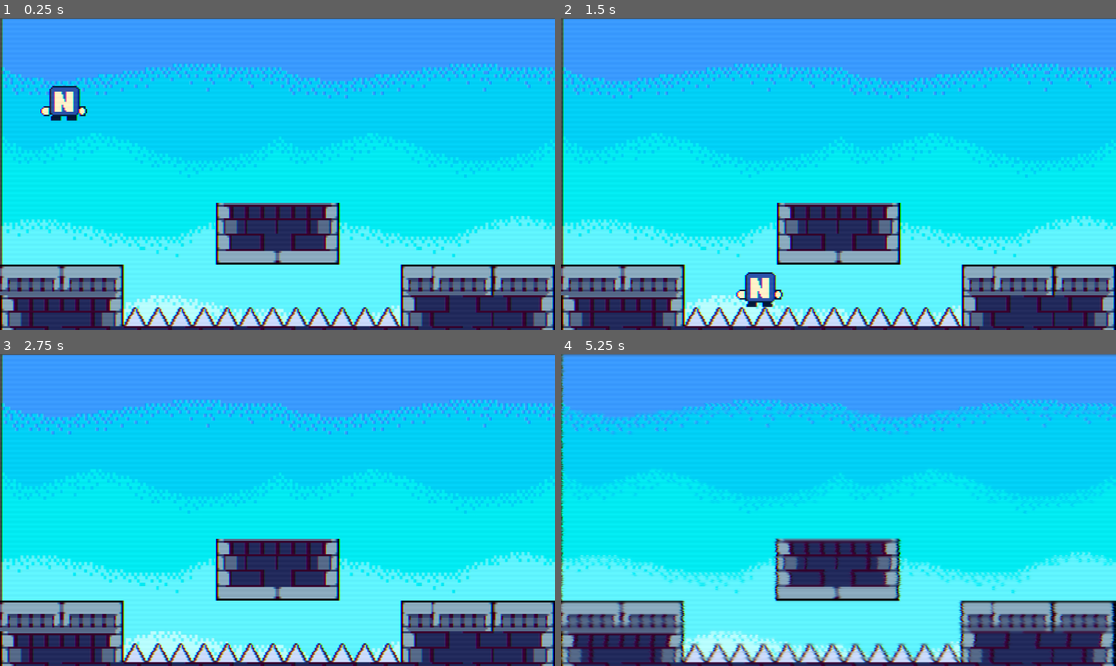
Above: before the commit, frames 1-4 (two rows, left to right).
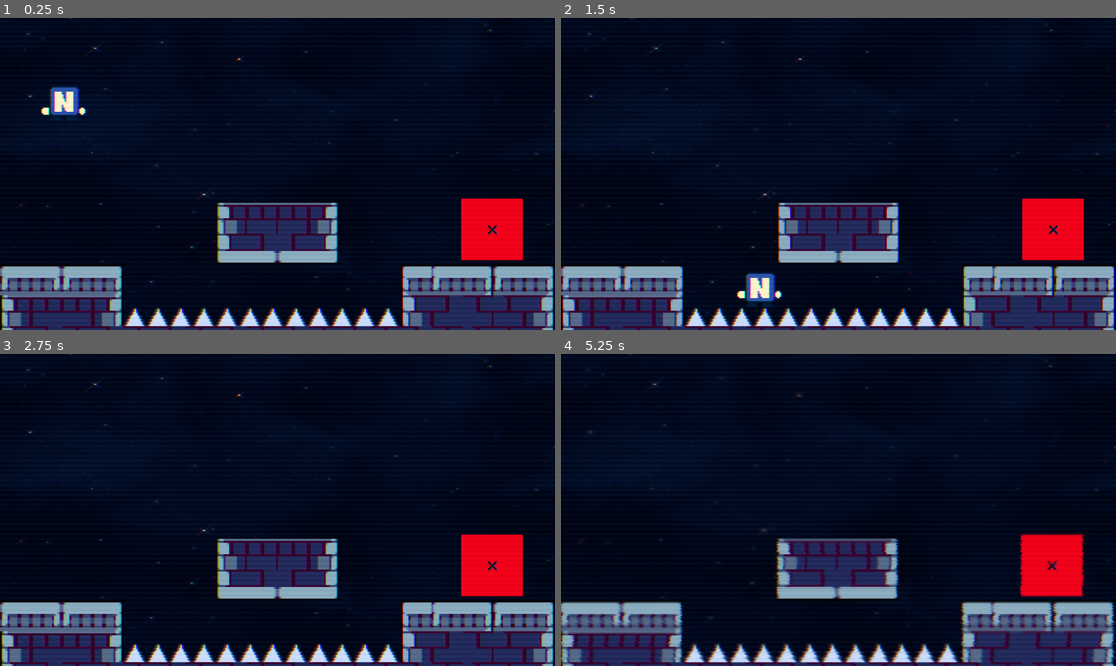
Above: after the commit, the same moments.

Repository: controloftheend-wq/Nexus-game
Game: Godot game, scene res://escenas/main.tscn
Two runs of this game, one before a commit and one after it. Both use one fixed random seed, a clock stepped at 60 frames per second and the inputs below.
Inputs:
- Up to frame 1 (0.25 s): no input
- Up to frame 2 (1.5 s): hold D (right) from 0.53 s (still down); tap Space (jump) at 0.77 s
- Up to frame 3 (2.75 s): tap Space (jump) at 1.52 s; release D (right) at 2.03 s; hold A (left) from 2.03 s (still down)
- Up to frame 4 (5.25 s): release A (left) at 2.78 s; hold D (right) 2.78-4.28 s; tap Space (jump) at 3.02, 3.77, 4.52 s; hold A (left) 4.28-5.03 s; hold D (right) from 5.03 s (still down)

The runs differ from the first frame. In frame 1, 83% of the frame differs, in the area x 0-100%, y 0-99%; in frame 2, 83%; in frame 3, 83%; in frame 4, 84%.

Commit message:
Fondo de estrellas
Aparte del nuevo fondo encontre un shader perfecto para el cambio de nivel

Diff:
--- /dev/null
+++ b/escenas/cambio_de_nivel.tscn
@@ -0,0 +1,29 @@
+[gd_scene format=3 uid="uid://718s308qpndq"]
+
+[ext_resource type="Shader" uid="uid://bksaj4cwn77vb" path="res://escenas/hologram.gdshader" id="1_ewqfe"]
+[ext_resource type="Texture2D" uid="uid://cau15kdlvdbh" path="res://sprites/New Piskel.png" id="2_cdb0p"]
+
+[sub_resource type="ShaderMaterial" id="ShaderMaterial_ispwc"]
+shader = ExtResource("1_ewqfe")
+shader_parameter/intensity = 0.6
+shader_parameter/speed = 4.0
+shader_parameter/block_size = 18.0
+shader_parameter/rgb_shift = 0.008
+shader_parameter/fade_power = 2.5
+
+[sub_resource type="RectangleShape2D" id="RectangleShape2D_8gxgf"]
+size = Vector2(128, 129)
+
+[node name="cambio_de_nivel" type="Node2D" unique_id=1625069691]
+
+[node name="NewPiskel" type="Sprite2D" parent="." unique_id=2061661777]
+material = SubResource("ShaderMaterial_ispwc")
+position = Vector2(95, 83)
+scale = Vector2(2, 2)
+texture = ExtResource("2_cdb0p")
+
+[node name="Area2D" type="Area2D" parent="." unique_id=2084245241]
+
+[node name="CollisionShape2D" type="CollisionShape2D" parent="Area2D" unique_id=2075753939]
+position = Vector2(94, 82)
+shape = SubResource("RectangleShape2D_8gxgf")
--- /dev/null
+++ b/escenas/espejo.gdshader
@@ -0,0 +1,72 @@
+shader_type canvas_item;
+
+uniform vec4 BackColor : source_color = vec4(0.0, 0.4, 0.58, 1.0);
+uniform vec4 CloudColor : source_color = vec4(0.18, 0.70, 0.87, 1.0);
+uniform float speed : hint_range(0.0, 5.0) = 0.1;
+
+const float TAU = 6.28318530718;
+
+float Func(float pX)
+{
+	return 0.6*(0.5*sin(0.1*pX) + 0.5*sin(0.553*pX) + 0.7*sin(1.2*pX));
+}
+
+float FuncR(float pX)
+{
+	return 0.5 + 0.25*(1.0 + sin(mod(40.0*pX, TAU)));
+}
+
+float Layer(vec2 pQ, float pT)
+{
+	vec2 Qt = 3.5*pQ;
+	pT *= 0.5;
+	Qt.x += pT;
+
+	float Xi = floor(Qt.x);
+	float Xf = Qt.x - Xi - 0.5;
+
+	vec2 C;
+	float Yi;
+	float D = 1.0 - step(Qt.y, Func(Qt.x));
+
+	Yi = Func(Xi + 0.5);
+	C = vec2(Xf, Qt.y - Yi);
+	D = min(D, length(C) - FuncR(Xi + pT/80.0));
+
+	Yi = Func(Xi + 1.5);
+	C = vec2(Xf - 1.0, Qt.y - Yi);
+	D = min(D, length(C) - FuncR(Xi + 1.0 + pT/80.0));
+
+	Yi = Func(Xi - 0.5);
+	C = vec2(Xf + 1.0, Qt.y - Yi);
+	D = min(D, length(C) - FuncR(Xi - 1.0 + pT/80.0));
+
+	return min(1.0, D);
+}
+
+void fragment()
+{
+	// En Godot 4 se usa UV directamente
+	vec2 uv = 3.0 * (UV * 2.0 - 1.0);
+
+	vec3 Color = BackColor.rgb;
+
+	// Godot 4 NO permite for con float, usamos int
+	for(int i = 0; i < 6; i++)
+	{
+		float J = float(i) * 0.2;
+
+		float Lt = TIME * speed * (0.5 + 2.0 * J) * (1.0 + 0.1 * sin(226.0 * J)) + 17.0 * J;
+		vec2 Lp = vec2(0.0, 0.3 + 1.5 * (J - 0.5));
+
+		float L = Layer(uv + Lp, Lt);
+
+		float Blur = 4.0 * (0.5 * abs(2.0 - 5.0 * J)) / (11.0 - 5.0 * J);
+		float V = mix(0.0, 1.0, 1.0 - smoothstep(0.0, 0.01 + 0.2 * Blur, L));
+
+		vec3 Lc = mix(CloudColor.rgb, vec3(1.0), J);
+		Color = mix(Color, Lc, V);
+	}
+
+	COLOR = vec4(Color, 1.0);
+}
--- a/escenas/fondo.gdshader
+++ b/escenas/fondo.gdshader
@@ -1,34 +1,92 @@
-shader_type canvas_item;
 
-uniform float brightness : hint_range(0.001, 2.0) = 1.0;
-uniform float anchor : hint_range(-1.0,0.0) = -0.5;
-//The point where all the lines come from.
-uniform float speed_scale = 1.0;
-uniform float fov : hint_range(0.001, 1.0) = 0.2;
-uniform float line_count = 1.0;
-uniform vec4 background_color : hint_color = vec4(0.0, 0.1, 0.2, 1.0);
-uniform vec4 grid_color : hint_color = vec4(1.0, 0.5, 1.0, 1.0);
+const float REPEAT = 5.0;
 
-float grid(vec2 uv, float batt) {
-    vec2 size = vec2(uv.y, uv.y * uv.y * 0.2) * 0.01* (batt + 0.05);
-    uv += vec2(0.0, TIME * speed_scale);
-    uv = abs(fract(uv) - 0.5);
- 	vec2 lines = smoothstep(size, vec2(0.0), uv);
- 	lines += smoothstep(size * 5.0, vec2(0.0), uv) * 0.4 * batt;
-    return lines.x + lines.y;
-}
-void fragment() {
-	vec2 uv = UV;
-	vec4 col = background_color;
-    uv.y = 3.0 / (abs(uv.y + fov) + 0.05);
-	uv.x += anchor;
-    uv.x *= uv.y * line_count;
-    float gridVal = grid(uv, brightness);
-    col = mix(background_color, grid_color, gridVal);
-	COLOR = col;
+mat2 rot(float a) {
+	float c = cos(a), s = sin(a);
+	return mat2(vec2(c,s),vec2(-s,c));
 }
 
-//void light() {
-//	// Called for every pixel for every light affecting the CanvasItem.
-//	// Uncomment to replace the default light processing function with this one.
-//}
+float sdBox( vec3 p, vec3 b )
+{
+	vec3 q = abs(p) - b;
+	return length(max(q,0.0)) + min(max(q.x,max(q.y,q.z)),0.0);
+}
+
+float box(vec3 pos, float scale) {
+	pos *= scale;
+	float base = sdBox(pos, vec3(.4,.4,.1)) /1.5;
+	pos.xy *= 5.;
+	pos.y -= 3.5;
+	pos.xy *= rot(.75);
+	float result = -base;
+	return result;
+}
+
+float box_set(vec3 pos, float iTime,float gTime) {
+	vec3 pos_origin = pos;
+	pos = pos_origin;
+	pos .y += sin(gTime * 0.4) * 2.5;
+	pos.xy *=   rot(.8);
+	float box1 = box(pos,2. - abs(sin(gTime * 0.4)) * 1.5);
+	pos = pos_origin;
+	pos .y -=sin(gTime * 0.4) * 2.5;
+	pos.xy *=   rot(.8);
+	float box2 = box(pos,2. - abs(sin(gTime * 0.4)) * 1.5);
+	pos = pos_origin;
+	pos .x +=sin(gTime * 0.4) * 2.5;
+	pos.xy *=   rot(.8);
+	float box3 = box(pos,2. - abs(sin(gTime * 0.4)) * 1.5);
+	pos = pos_origin;
+	pos .x -=sin(gTime * 0.4) * 2.5;
+	pos.xy *=   rot(.8);
+	float box4 = box(pos,2. - abs(sin(gTime * 0.4)) * 1.5);
+	pos = pos_origin;
+	pos.xy *=   rot(.8);
+	float box5 = box(pos,.5) * 6.;
+	pos = pos_origin;
+	float box6 = box(pos,.5) * 6.;
+	float result = max(max(max(max(max(box1,box2),box3),box4),box5),box6);
+	return result;
+}
+
+float map(vec3 pos, float iTime, float gTime) {
+	vec3 pos_origin = pos;
+	float box_set1 = box_set(pos, iTime, gTime);
+
+	return box_set1;
+}
+
+void fragment() {
+	vec2 iResolution = 1.0 / SCREEN_PIXEL_SIZE;
+	float iTime = TIME;
+	float gTime = 0.0;
+	vec2 p = (FRAGCOORD.xy * 2. - iResolution.xy) / min(iResolution.x, iResolution.y);
+	vec3 ro = vec3(0., -0.2 ,iTime * 4.);
+	vec3 ray = normalize(vec3(p, 1.5));
+	ray.xy = ray.xy * rot(sin(iTime * .03) * 5.);
+	ray.yz = ray.yz * rot(sin(iTime * .05) * .2);
+	float t = 0.1;
+	vec3 col = vec3(0.);
+	float ac = 0.0;
+
+
+	for (int i = 0; i < 99; i++){
+		vec3 pos = ro + ray * t;
+		pos = mod(pos-2., 4.) -2.;
+		gTime = iTime -float(i) * 0.01;
+
+		float d = map(pos, iTime, gTime);
+
+		d = max(abs(d), 0.01);
+		ac += exp(-d*23.);
+
+		t += d* 0.55;
+	}
+
+	col = vec3(ac * 0.02);
+
+	col +=vec3(0.,0.2 * abs(sin(iTime)),0.5 + sin(iTime) * 0.2);
+
+
+	COLOR = vec4(col ,1.0 - t * (0.02 + 0.02 * sin (iTime)));
+}
--- /dev/null
+++ b/escenas/hologram.gdshader
@@ -0,0 +1,88 @@
+shader_type canvas_item;
+
+/* ================= SETTINGS ================= */
+
+uniform float glitch_chance : hint_range(0.0, 1.0) = 0.2;
+uniform float glitch_speed = 7.0;
+uniform float slice_density = 14.0;
+uniform float slice_strength = 0.38;
+uniform float shake_strength = 0.02;
+uniform float chroma_offset = 0.016;
+uniform float noise_strength = 0.2;
+uniform float color_flash_strength = 0.4;
+uniform float scanline_strength = 0.18;
+uniform float local_warp_strength = 0.14;
+uniform float flip_chance : hint_range(0.0,1.0) = 0.15;
+
+/* ================= RANDOM ================= */
+
+float rand(float x){
+	return fract(sin(x * 143758.5453) * 43758.5453);
+}
+
+float rand2(vec2 p){
+	return fract(sin(dot(p, vec2(127.1,311.7))) * 43758.5453);
+}
+
+/* ================= FRAGMENT ================= */
+
+void fragment() {
+	vec2 uv = UV;
+
+	float t = floor(TIME * glitch_speed);
+	float glitch = step(1.0 - glitch_chance, rand(t));
+
+	/* ----- SLICES ----- */
+	float slice_id = floor(uv.y * slice_density);
+	float slice_rand = rand(slice_id + t);
+	float slice_mask = step(0.5, slice_rand) * glitch;
+
+	// Flip horizontal SIN usar if
+	float flip = step(rand(slice_id * 13.7 + t), flip_chance);
+	uv.x = mix(uv.x, 1.0 - uv.x, flip * glitch);
+
+	// Desplazamiento horizontal
+	uv.x += (slice_rand - 0.5) * slice_strength * slice_mask;
+
+	/* ----- MICRO JITTER ----- */
+	float jitter = step(0.85, rand(TIME * 12.0)) * glitch;
+	uv.x += (rand(TIME * 3.0) - 0.5) * 0.08 * jitter;
+
+	/* ----- LOCAL WARP ----- */
+	float warp_zone = step(0.65, rand2(vec2(slice_id, t)));
+	vec2 warp = (vec2(rand2(uv + TIME), rand2(uv - TIME)) - 0.5)
+		* local_warp_strength * warp_zone * glitch;
+	uv += warp;
+
+	/* ----- GLOBAL SHAKE ----- */
+	uv += vec2(
+		rand(TIME * 1.3) - 0.5,
+		rand(TIME * 1.7) - 0.5
+	) * shake_strength * glitch;
+
+	// Evitar que el UV salga de rango (CRÍTICO en Godot 4)
+	uv = clamp(uv, vec2(0.001), vec2(0.999));
+
+	/* ----- COLOR SPLIT ----- */
+	vec4 base = texture(TEXTURE, uv);
+	float r = texture(TEXTURE, uv + vec2(chroma_offset * glitch, 0.0)).r;
+	float b = texture(TEXTURE, uv - vec2(chroma_offset * glitch, 0.0)).b;
+	vec3 color = vec3(r, base.g, b);
+
+	/* ----- DIGITAL NOISE ----- */
+	color += (rand2(uv * TIME * 1.5) - 0.5) * noise_strength * glitch;
+
+	/* ----- SCANLINE ----- */
+	float scan = step(0.9, rand(uv.y * 100.0 + TIME * 10.0));
+	color *= 1.0 - scan * scanline_strength * glitch;
+
+	/* ----- COLOR FLASH ----- */
+	vec3 flash_color = vec3(
+		step(0.5, rand(TIME + 0.9)),
+		step(0.5, rand(TIME + 3.1)),
+		step(0.5, rand(TIME + 6.9))
+	);
+	color = mix(color, flash_color, rand(TIME * 4.0) * color_flash_strength * glitch);
+
+	COLOR = vec4(color, base.a);
+}
--- a/escenas/main.tscn
+++ b/escenas/main.tscn
@@ -1,14 +1,11 @@
 [gd_scene format=4 uid="uid://vetsi7hna76e"]
 
-[ext_resource type="Shader" uid="uid://bkcarxjuiyx28" path="res://escenas/fondo.gdshader" id="1_a8p2b"]
-[ext_resource type="Texture2D" uid="uid://bve77owk7mgn6" path="res://sprites/pixel skies/1.jpg" id="1_dkga6"]
+[ext_resource type="Texture2D" uid="uid://da7wg84l1jn2i" path="res://sprites/pixelart_starfield_diagonal_diffraction_spikes.png" id="1_a8p2b"]
 [ext_resource type="PackedScene" uid="uid://dkhqeyy1mgvsd" path="res://escenas/nexus.tscn" id="2_0kxa1"]
 [ext_resource type="Texture2D" uid="uid://dogxkp5e57ty2" path="res://sprites/1 Tiles/Tileset.png" id="4_a8p2b"]
+[ext_resource type="PackedScene" uid="uid://718s308qpndq" path="res://escenas/cambio_de_nivel.tscn" id="6_a8p2b"]
 [ext_resource type="PackedScene" uid="uid://cyko280on1xfx" path="res://escenas/VHS.tscn" id="8_68mvh"]
 [ext_resource type="PackedScene" uid="uid://c215im6l52o6v" path="res://escenas/spike.tscn" id="9_lyxkq"]
-
-[sub_resource type="ShaderMaterial" id="ShaderMaterial_a8p2b"]
-shader = ExtResource("1_a8p2b")
 
 [sub_resource type="TileSetAtlasSource" id="TileSetAtlasSource_o8odp"]
 texture = ExtResource("4_a8p2b")
@@ -319,11 +316,13 @@
 
 [node name="Node2D" type="Node2D" unique_id=1403129199]
 
-[node name="1" type="Sprite2D" parent="." unique_id=109623682]
-material = SubResource("ShaderMaterial_a8p2b")
-position = Vector2(578.49994, 360.5)
-scale = Vector2(0.5745, 0.717)
-texture = ExtResource("1_dkga6")
+[node name="PixelartStarfieldDiagonalDiffractionSpikes" type="Sprite2D" parent="." unique_id=1843475117]
+position = Vector2(582.5, 390)
+scale = Vector2(3.646875, 2.4875)
+texture = ExtResource("1_a8p2b")
+
+[node name="cambio_de_nivel" parent="." unique_id=1625069691 instance=ExtResource("6_a8p2b")]
+position = Vector2(928, 356)
 
 [node name="Parallax2D2" type="Parallax2D" parent="." unique_id=1529579658]
 
--- /dev/null
+++ b/escenas/nivel_2.tscn
@@ -0,0 +1,8 @@
+[gd_scene format=3 uid="uid://cv2ft27atc2mm"]
+
+[node name="Nivel 2" type="Node2D" unique_id=946252697]
+
+[node name="Label" type="Label" parent="." unique_id=1156434288]
+offset_right = 40.0
+offset_bottom = 23.0
+text = "adsdgfsgsgsg"
Not shown, added: escenas/espejo.gdshader.uid
Not shown, added: escenas/hologram.gdshader.uid
Binary file added: sprites/New Piskel.png
Not shown, added: sprites/New Piskel.png.import
Binary file added: sprites/pixelart_starfield_diagonal_diffraction_spikes.png
Not shown, added: sprites/pixelart_starfield_diagonal_diffraction_spikes.png.import
